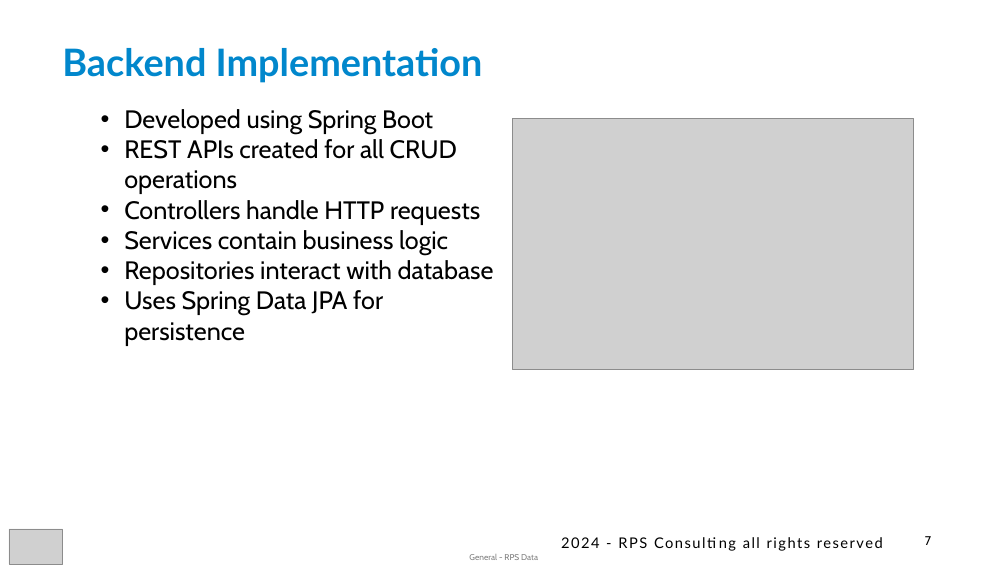
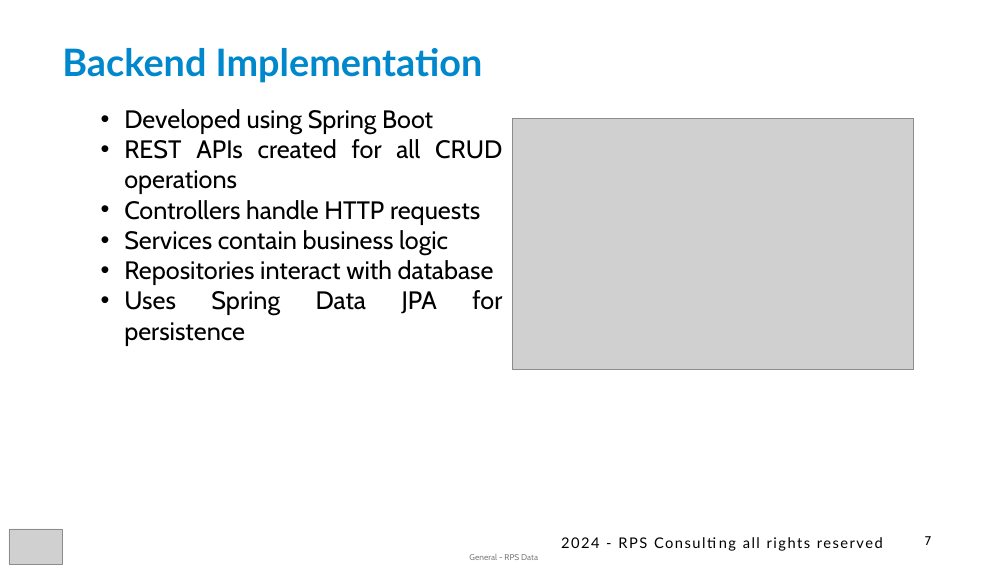
Before and after one commit to varsha21-pr/DoneVia-todo-taskmanager, a slide deck: slide 7 of CP_JAVA_Team 21 PPT.pptx. Drawn at 1008x567 pixels with LibreOffice and Linux fonts; fonts in the diff are those of the drawing; grey boxes stand for pictures. Boxes give left, top, right and bottom in pixels: in the first picture for what was removed or moved away, otherwise in the second. Text is boxed around its words. In the diff, an @@ line names an element or a change of style, - is before the commit and + after.

```diff
--- a/CP_JAVA_Team 21 PPT.pptx
+++ b/CP_JAVA_Team 21 PPT.pptx
@@ text "Developed using Spring Boot" at (124,109,502,346): alignment left to justified @@
```
Also in this commit, not shown: 6 other slides changed.
